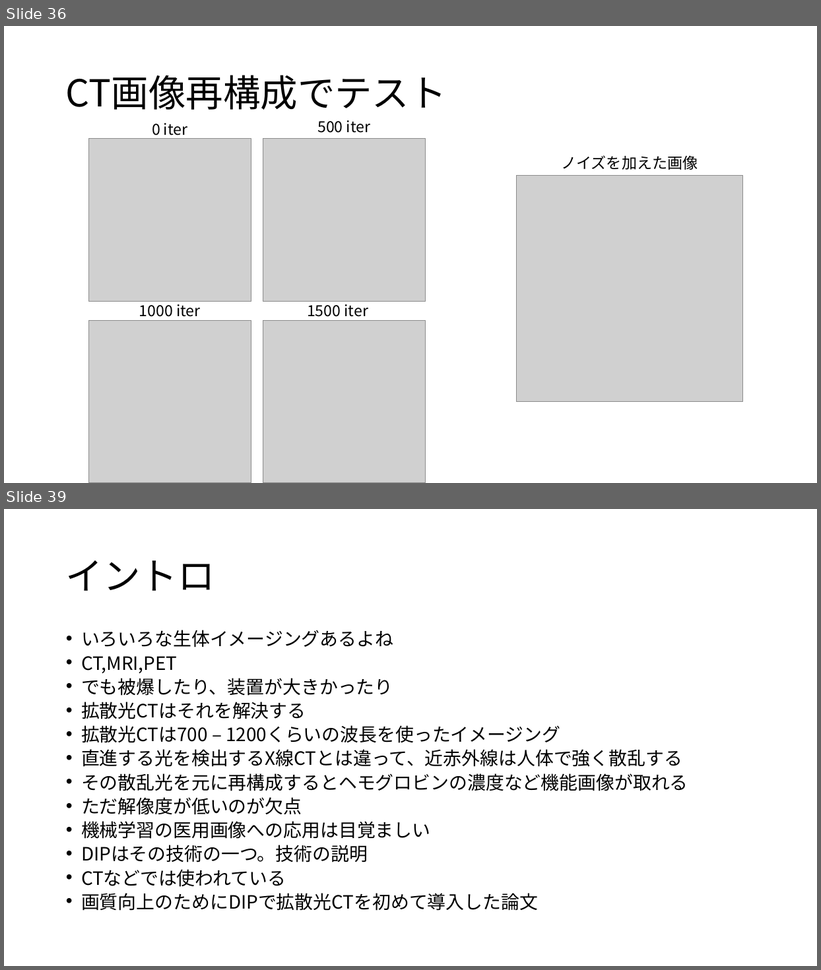
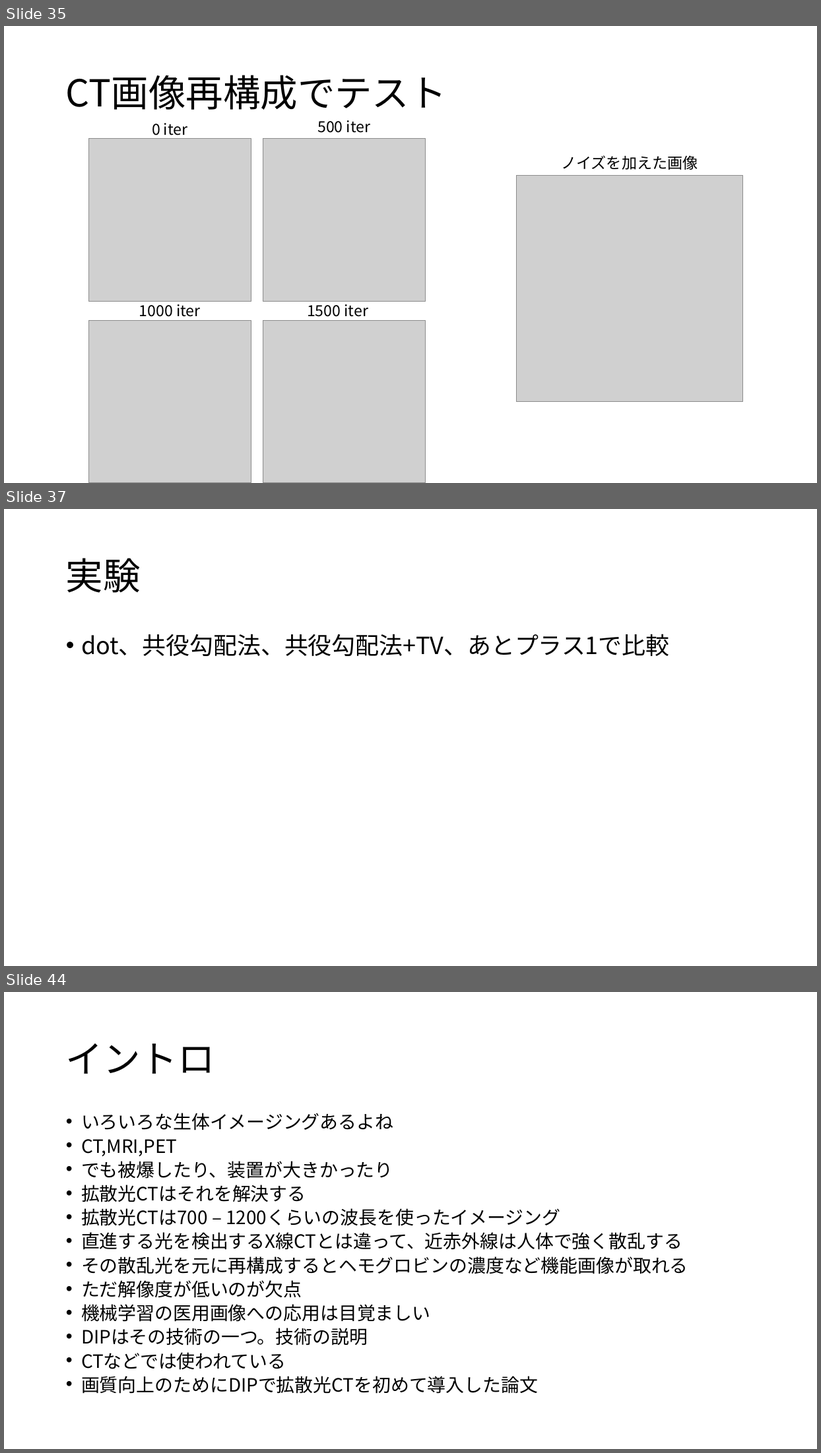
Before and after one commit to atuyoti/dot, a slide deck: slide/0519.pptx. Shown one above the other, each under a label of ours: slides 36 and 39 before the commit, slides 35, 37 and 44 after it; the slides between them are not shown. The pictures are 821x970 and 821x1453 pixels, drawn with LibreOffice and Linux fonts; fonts in the diff are those of the drawing; grey boxes stand for pictures. Boxes give left, top, right and bottom in pixels: in the first picture for what was removed or moved away, otherwise in the second. Text is boxed around its words. In the diff, an @@ line names an element or a change of style, - is before the commit and + after.

Commit message:
32x32で実験

```diff
--- a/slide/0519.pptx
+++ b/slide/0519.pptx
@@ slide 37 added at [4,509,817,966], background #FFFFFF @@
@@ title added at [66,558,141,593], 44 pt, text #000000 @@
+実験
@@ text added at [81,634,670,656], 28 pt, text #000000 @@
+• dot、共役勾配法、共役勾配法+TV、あとプラス1で比較
@@ what was slide 36 is now slide 35 @@
@@ what was slide 39 is now slide 44 @@
```
Also in this commit, not shown: 2 slides changed, 6 other slides added, 2 slides removed, 35 other files.
